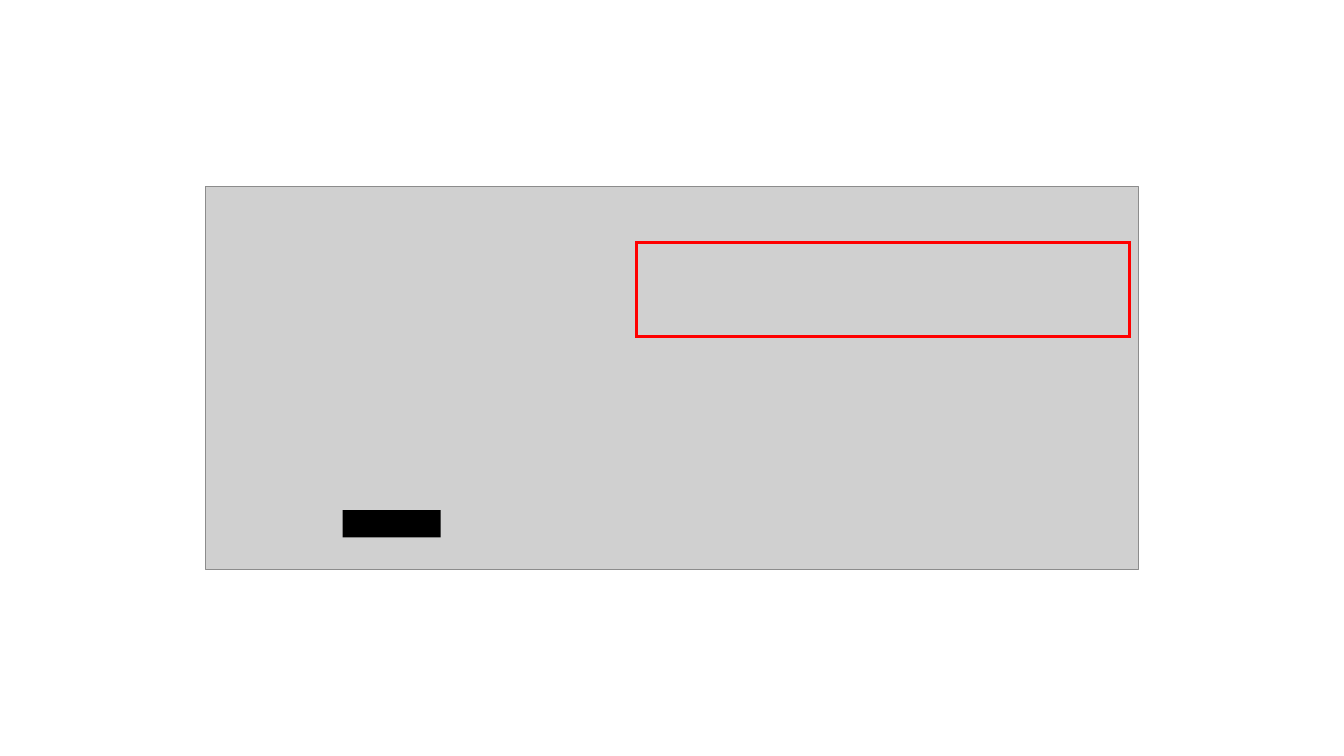
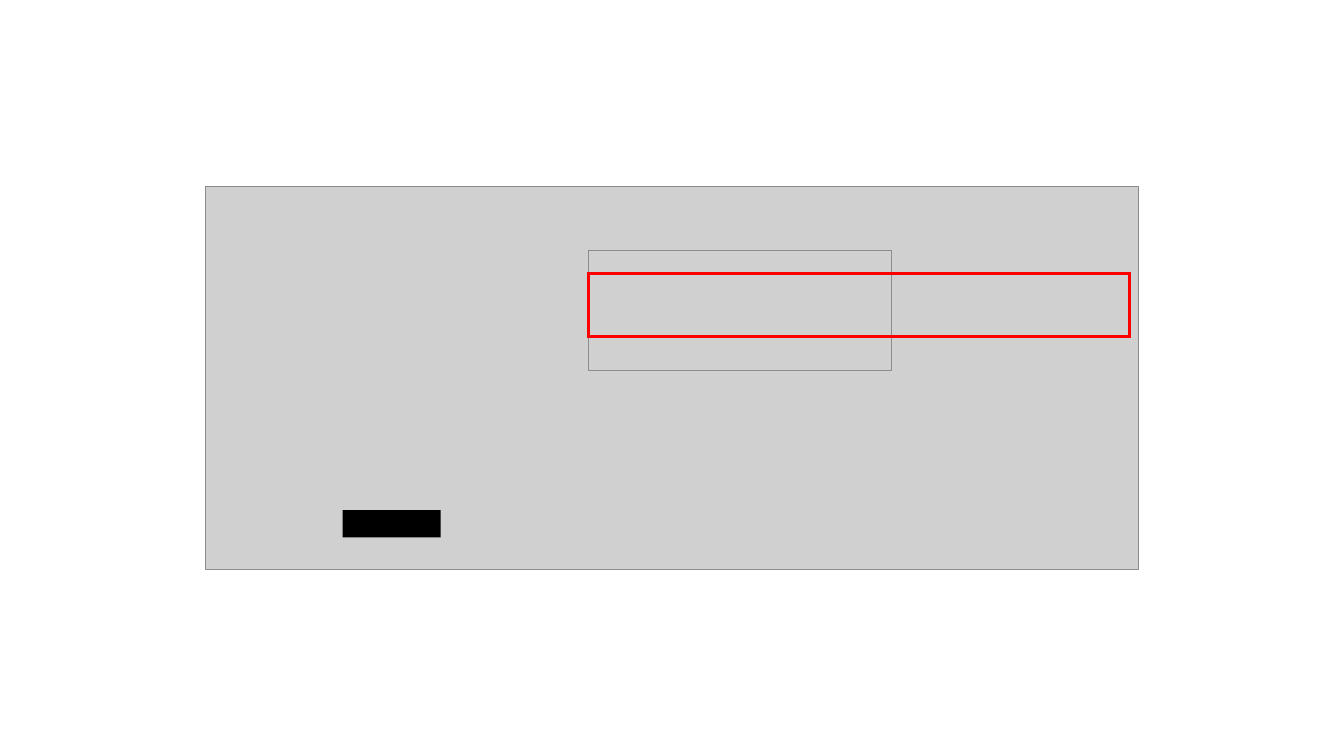
Before and after one commit to nishida2073/ai_navive, a slide deck: slide 104 of 01_テキスト/Git入門_図.pptx. Drawn at 1344x756 pixels with LibreOffice and Linux fonts; fonts in the diff are those of the drawing; grey boxes stand for pictures. Boxes give left, top, right and bottom in pixels: in the first picture for what was removed or moved away, otherwise in the second. Text is boxed around its words. In the diff, an @@ line names an element or a change of style, - is before the commit and + after.

```diff
--- a/01_テキスト/Git入門_図.pptx
+++ b/01_テキスト/Git入門_図.pptx
@@ picture added at (x1=588, y1=250, x2=891, y2=370) @@
@@ rectangle resized from (x1=636, y1=242, x2=1129, y2=336) to (x1=588, y1=273, x2=1129, y2=336) @@
```
Also in this commit, not shown: 9 other slides changed, 12 slides added, 3 slides removed, 1 other file.
